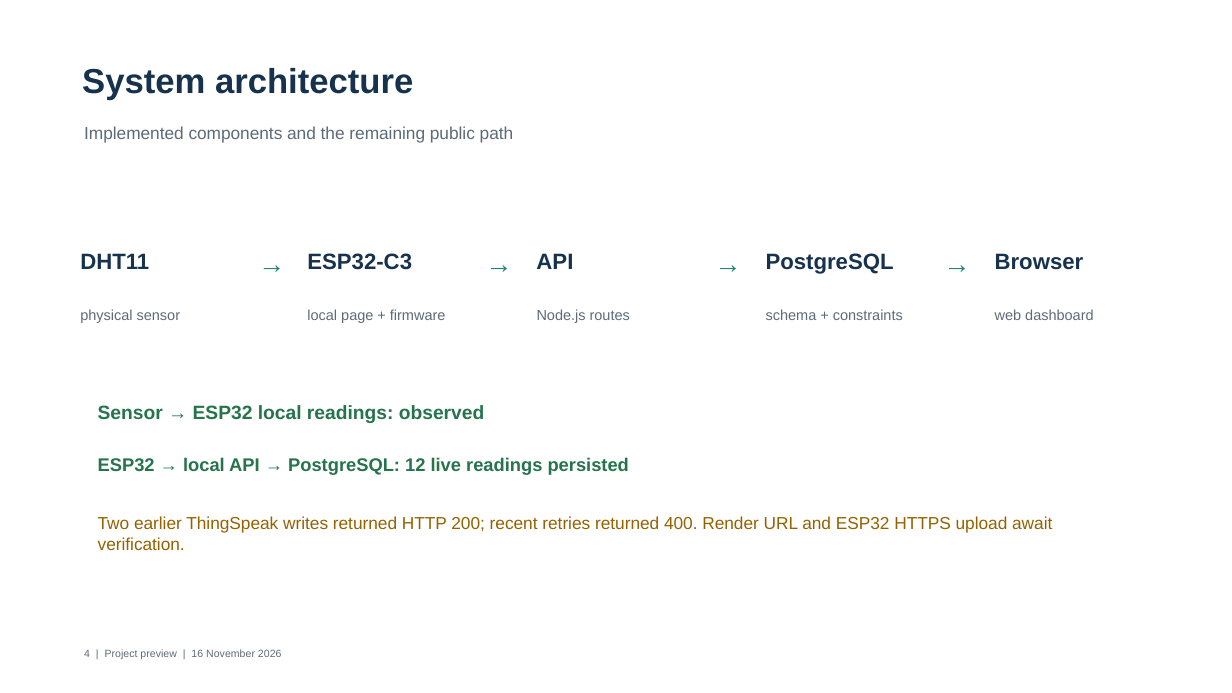
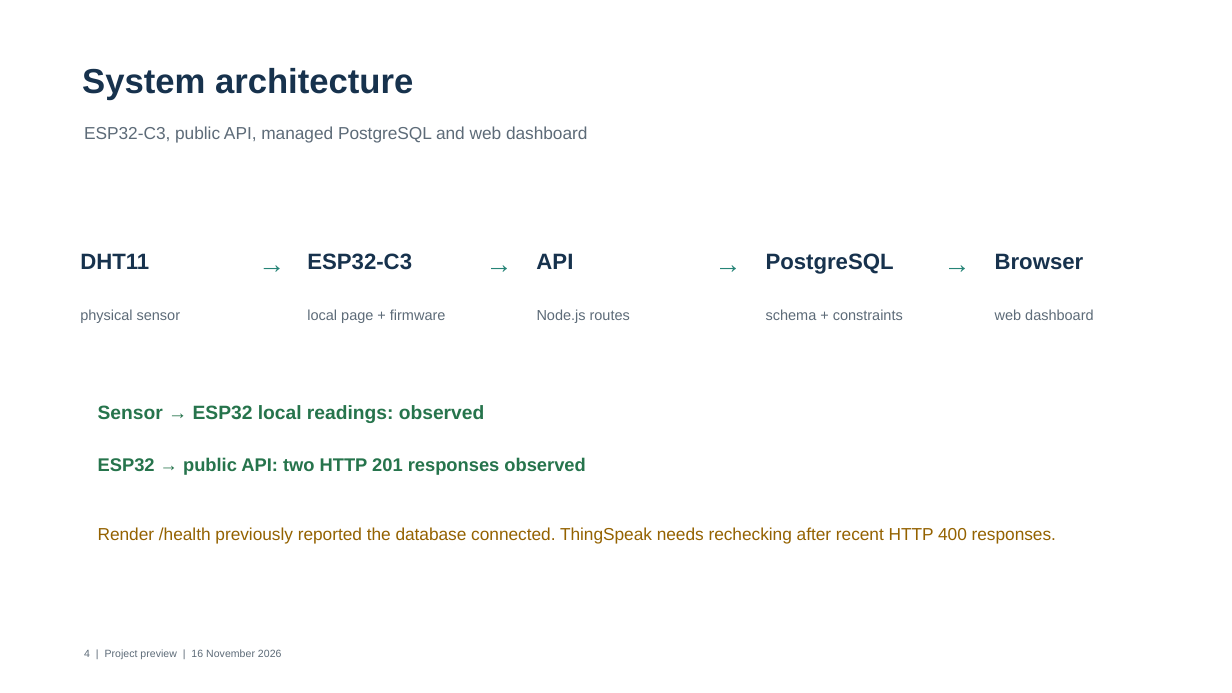
Before and after one commit to JoelsonJose/Monitoramento-de-Temperatura-e-Umidade, a slide deck: slide 4 of entregas/Apresentacao_Previa_IoT.pptx. Drawn at 1232x693 pixels with LibreOffice and Linux fonts; fonts in the diff are those of the drawing. Boxes give left, top, right and bottom in pixels: in the first picture for what was removed or moved away, otherwise in the second. Text is boxed around its words. In the diff, an @@ line names an element or a change of style, - is before the commit and + after.

Commit message:
Atualiza dashboard e documentos da previa

```diff
--- a/entregas/Apresentacao_Previa_IoT.pptx
+++ b/entregas/Apresentacao_Previa_IoT.pptx
@@ text at (x1=84, y1=126, x2=587, y2=143): text changed @@
-Implemented components and the remaining public path
+ESP32-C3, public API, managed PostgreSQL and web dashboard
@@ text at (x1=98, y1=457, x2=585, y2=475): text changed @@
-ESP32 → local API → PostgreSQL: 12 live readings persisted
+ESP32 → public API: two HTTP 201 responses observed
@@ text at (x1=98, y1=527, x2=1056, y2=543): text changed @@
-Two earlier ThingSpeak writes returned HTTP 200; recent retries returned 400. Render URL and ESP32 HTTPS upload await verification.
+Render /health previously reported the database connected. ThingSpeak needs rechecking after recent HTTP 400 responses.
```
Also in this commit, not shown: 4 other slides changed, 14 other files.
